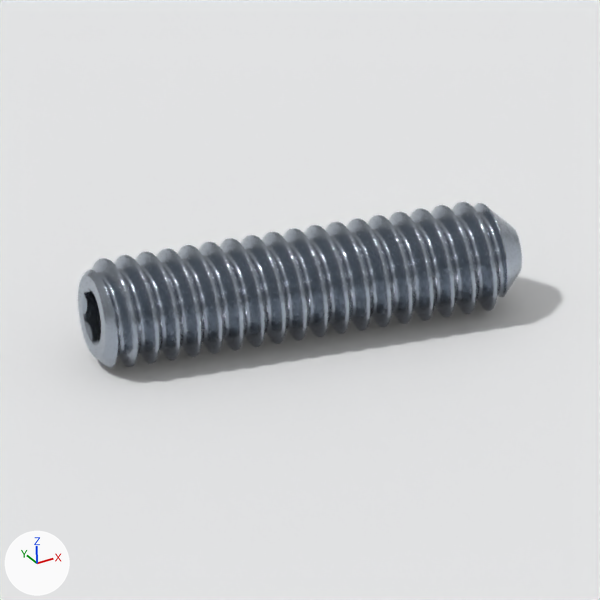
Renders of the Blender file navigation_oobb/hardware/screw/grub/hex_head/stainless_steel/m2_diameter/8_mm_length/three_d_model/studio.blend from each side of a commit.
Both versions are drawn from the file's camera 'product camera'. The axes (+X, +Y, +Z) are drawn at lower left. The lights are the same throughout. The picture after the commit comes second.

The older version as bpy lines, for what is in view:
```python
me_display_screw = bpy.data.meshes.new('display screw')
me_display_screw.from_pydata(...)  # 1146 vertices, 1768 faces; spans x -0.5..0.5, y -0.5..0.5, z 0.0..4.0
me_display_screw.materials.append(mat_satin_steel)
me_full_screw = bpy.data.meshes.new('full screw')
me_full_screw.from_pydata(...)  # 62675 vertices, 124050 faces; spans x -0.5..0.5, y -0.5..0.5, z 0.0..4.0
me_full_screw.materials.append(mat_satin_steel)
me_product_seamless_floor = bpy.data.meshes.new('product seamless floor')
me_product_seamless_floor.from_pydata([(-807.0, -807.0, 0.0), (807.0, -807.0, 0.0), (807.0, 807.0, 0.0), (-807.0, 807.0, 0.0)], [], [(0, 1, 2, 3)])
me_product_seamless_floor.materials.append(mat_product_matte_white)  # white #edeef0
ob_product_display = bpy.data.objects.new('product display', me_display_screw)
ob_product_display.location = (0.0, 0.0, 0.5)
ob_product_display.rotation_euler = (-0.209, -1.571, 0.0)  # degrees (-12, -90, 0)
ob_product_display.hide_viewport = True
ob_product_full = bpy.data.objects.new('product full', me_full_screw)
ob_product_full.location = (0.0, 0.0, 0.5)
ob_product_full.rotation_euler = (-0.209, -1.571, 0.0)  # degrees (-12, -90, 0)
ob_product_seamless_floor = bpy.data.objects.new('product seamless floor', me_product_seamless_floor)
ob_product_seamless_floor.location = (0.0, 0.0, 0.0)
```
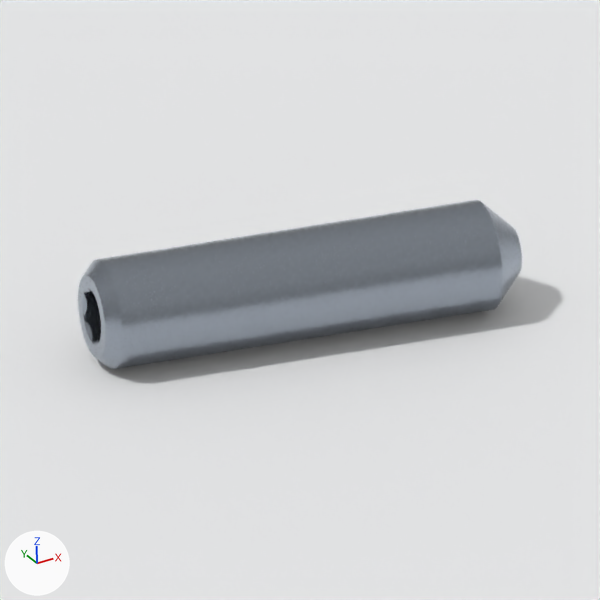
Boxes (x1, y1, x2, y2) around the edits, measured in the pictures (600 x 600 px):
```json
{"object": "product display", "change": "shown", "after": [78, 200, 522, 370]}
{"object": "product full", "change": "hidden", "before": [78, 202, 522, 368]}
```

Edits to the scene script, one JSON object a line:
```json
{"op": "add", "block": "ob_product_full", "code": "ob_product_full.hide_viewport = True"}
{"op": "remove", "block": "ob_product_display", "code": "ob_product_display.hide_viewport = True"}
```
